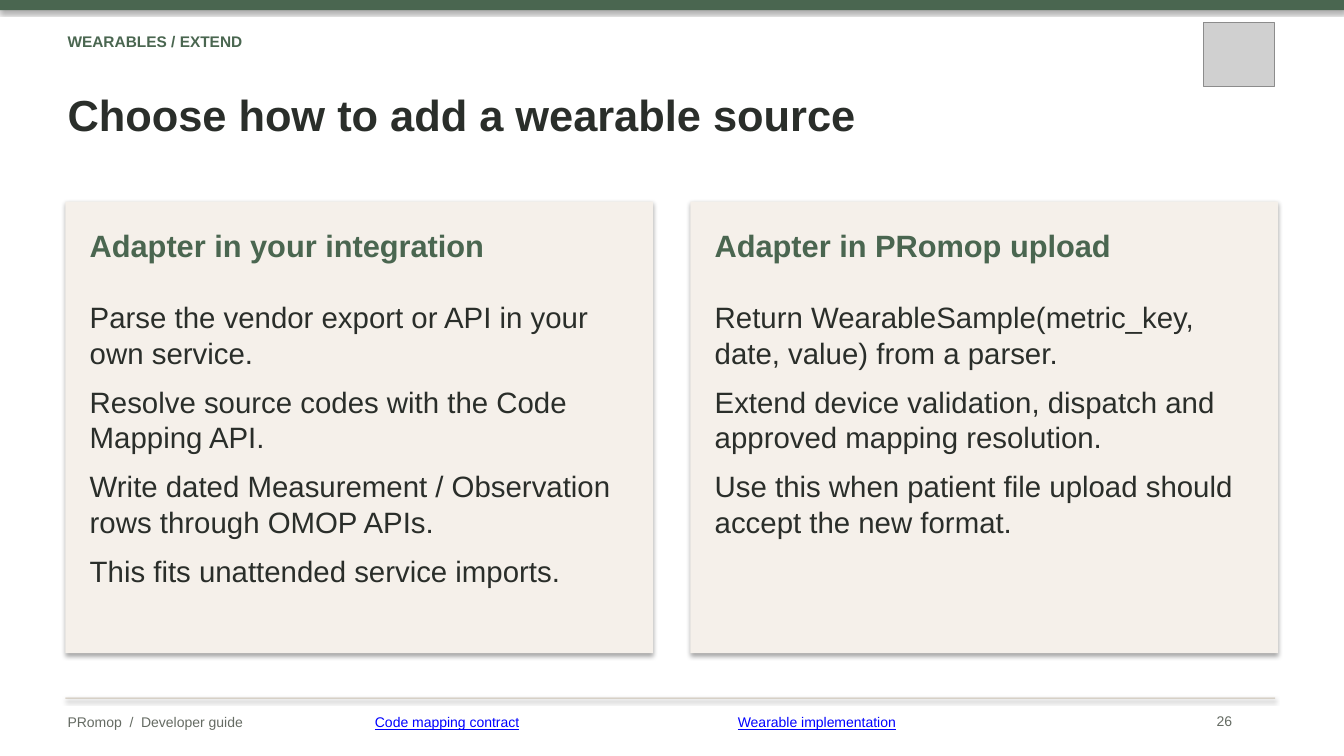
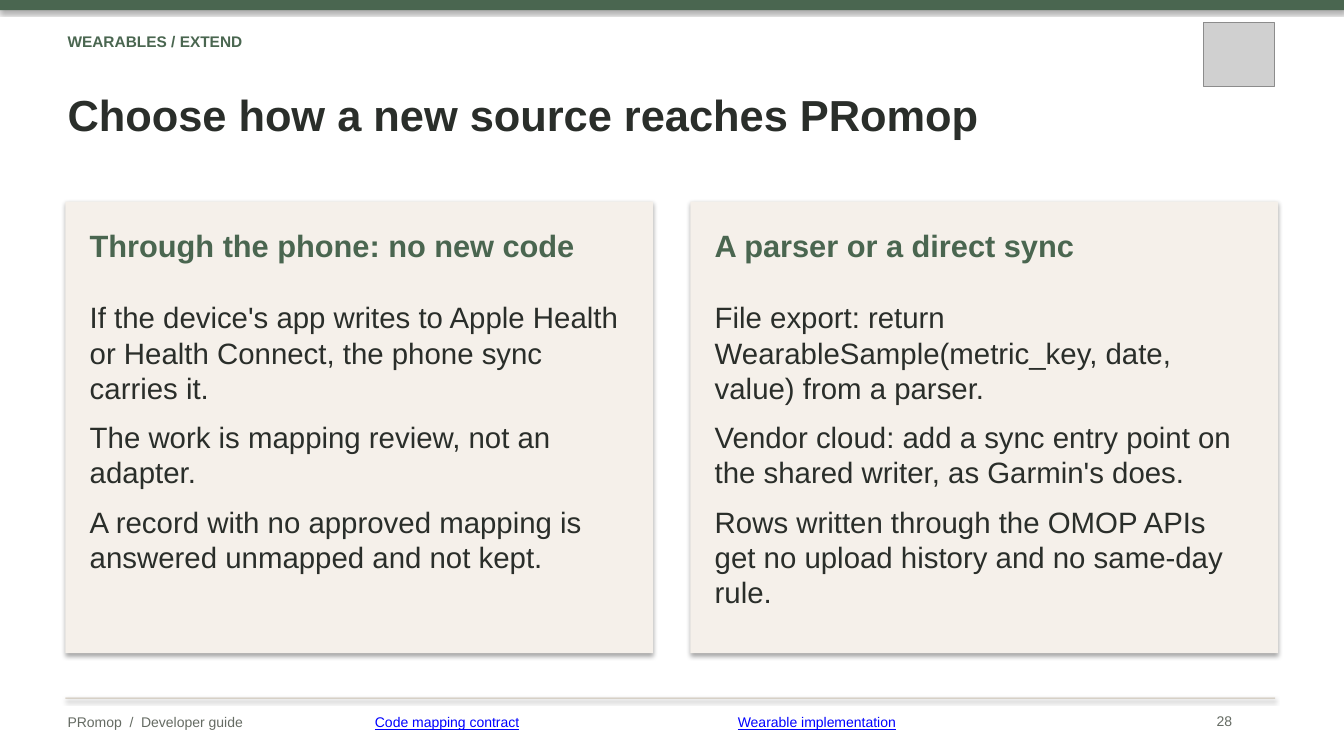
Before and after one commit to healthkey-ai/promop, a slide deck: slide 28 of PRomop_Developer_Guide.pptx (slide 26 before the commit). Drawn at 1344x756 pixels with LibreOffice and Linux fonts; fonts in the diff are those of the drawing; grey boxes stand for pictures. Boxes give left, top, right and bottom in pixels: in the first picture for what was removed or moved away, otherwise in the second. Text is boxed around its words. In the diff, an @@ line names an element or a change of style, - is before the commit and + after.

```diff
--- a/PRomop_Developer_Guide.pptx
+++ b/PRomop_Developer_Guide.pptx
@@ text at <box>68,99,978,139</box>: text changed @@
-Choose how to add a wearable source
+Choose how a new source reaches PRomop
@@ text at <box>90,234,575,263</box>: text changed @@
-Adapter in your integration
+Through the phone: no new code
@@ text at <box>715,234,1074,263</box>: text changed @@
-Adapter in PRomop upload
+A parser or a direct sync
@@ text at <box>90,306,618,574</box>: text changed @@
-Parse the vendor export or API in your own service.
-Resolve source codes with the Code Mapping API.
-Write dated Measurement / Observation rows through OMOP APIs.
-This fits unattended service imports.
+If the device's app writes to Apple Health or Health Connect, the phone sync carries it.
+The work is mapping review, not an adapter.
+A record with no approved mapping is answered unmapped and not kept.
@@ text at <box>715,306,1231,604</box>: text changed @@
-Return WearableSample(metric_key, date, value) from a parser.
-Extend device validation, dispatch and approved mapping resolution.
-Use this when patient file upload should accept the new format.
+File export: return WearableSample(metric_key, date, value) from a parser.
+Vendor cloud: add a sync entry point on the shared writer, as Garmin's does.
+Rows written through the OMOP APIs get no upload history and no same-day rule.
```
Also in this commit, not shown: 8 other slides changed, 2 slides added, 1 slide removed.
